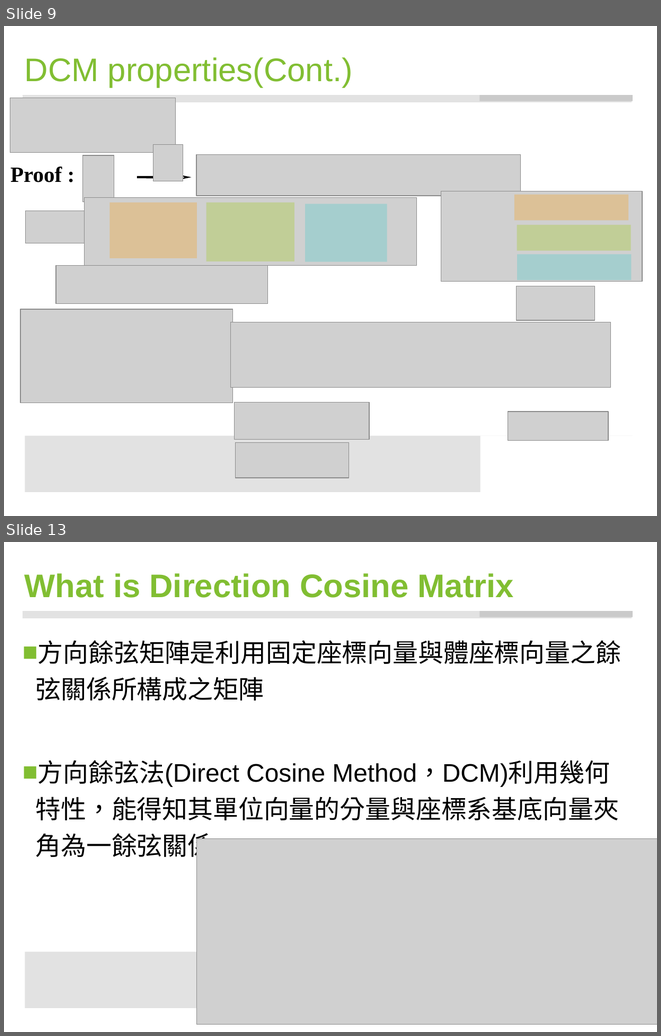
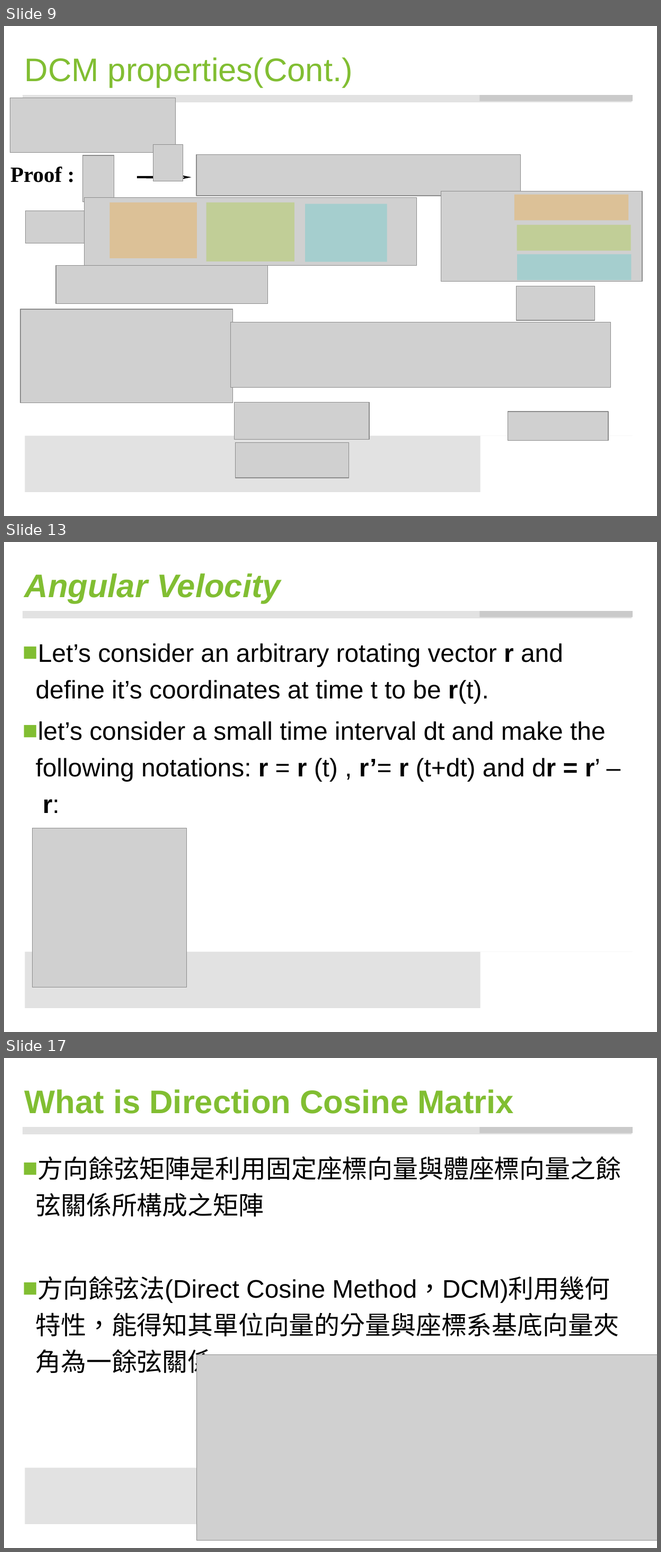
Before and after one commit to ccccjason/VR, a slide deck: data/my_dcm/DCM.pptx. Shown one above the other, each under a label of ours: slides 9 and 13 before the commit, slides 9, 13 and 17 after it; the slides between them are not shown. The pictures are 661x1036 and 661x1552 pixels, drawn with LibreOffice and Linux fonts; fonts in the diff are those of the drawing; grey boxes stand for pictures; background and template pictures are left out. Boxes give left, top, right and bottom in pixels: in the first picture for what was removed or moved away, otherwise in the second. Text is boxed around its words. In the diff, an @@ line names an element or a change of style, - is before the commit and + after.

```diff
--- a/data/my_dcm/DCM.pptx
+++ b/data/my_dcm/DCM.pptx
@@ slide 13 added at [4, 542, 657, 1032], background #FFFFFF; not listed: 4 template elements that a slide beside it also shows @@
@@ title added at [25, 573, 281, 603], 36 pt, text #81BE32, bold, italic @@
+Angular Velocity
@@ text added at [23, 643, 606, 813], 28 pt, text #000000 @@
+■ Let’s consider an arbitrary rotating vector r and define it’s coordinates at time t to be r(t).
+■ let’s consider a small time interval dt and make the following notations: r = r (t) , r’= r (t+dt) and dr = r’ – r:
@@ picture added at [32, 828, 186, 987] @@
@@ what was slide 13 is now slide 17 @@
```
Also in this commit, not shown: 4 slides changed, 6 other slides added.
